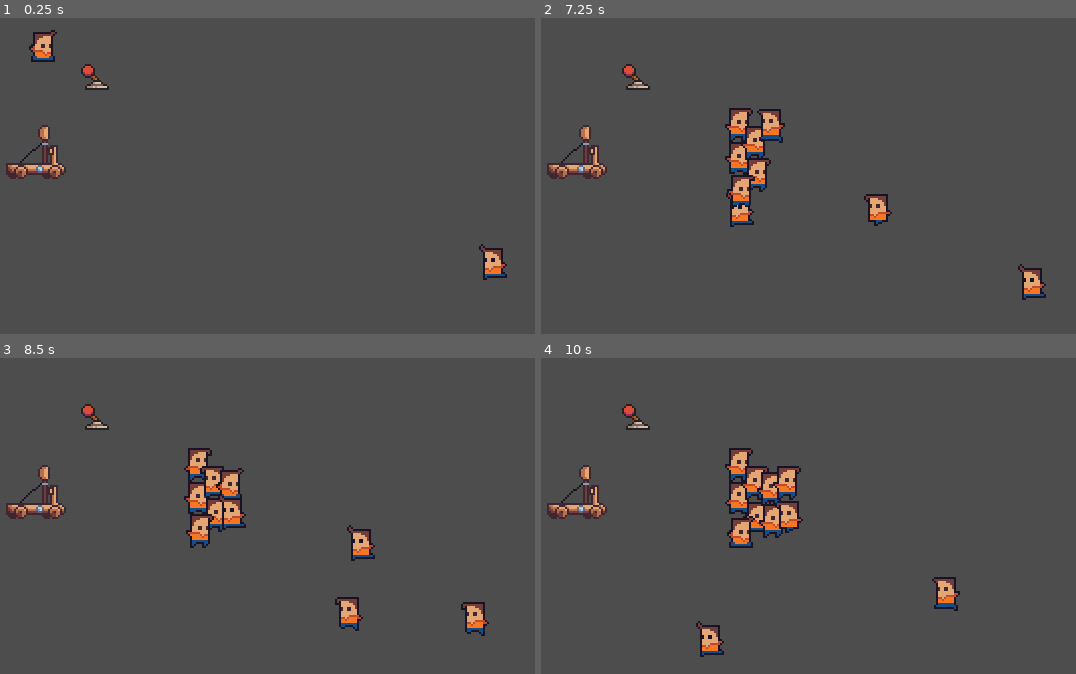
Above: before the commit, frames 1-4 (two rows, left to right).
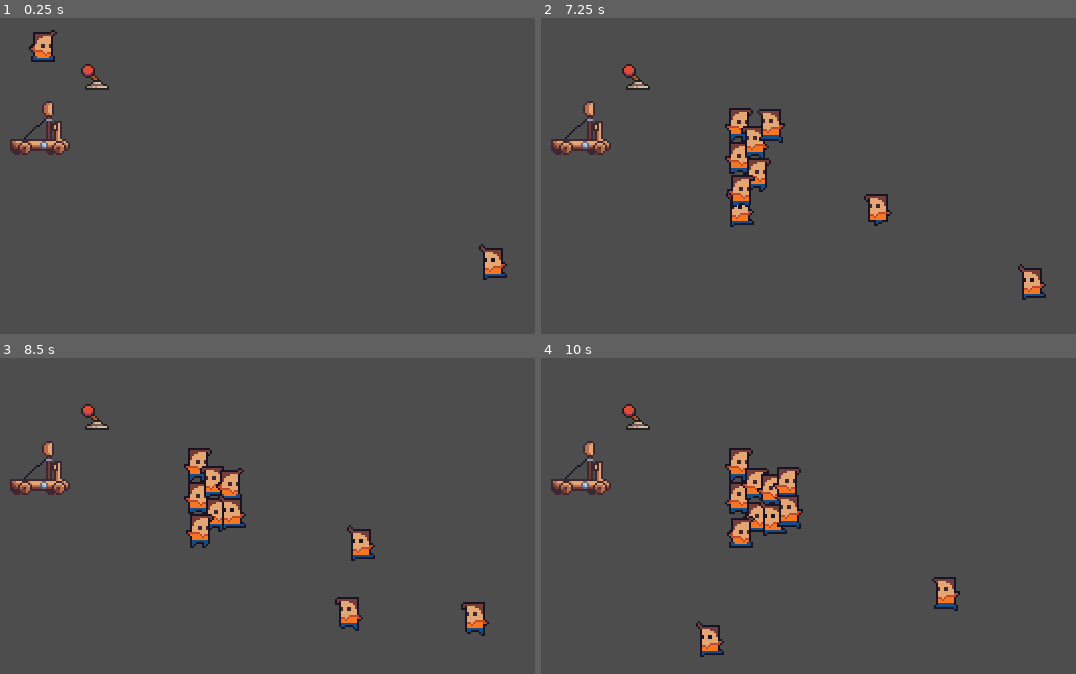
Above: after the commit, the same moments.

Repository: tiagobonetti/scaling-up
Game: Godot game, scene res://world.tscn
Two runs of this game, one before a commit and one after it. Both use one fixed random seed, a clock stepped at 60 frames per second and the inputs below.
Inputs (mouse positions are in pixels of both pictures, inside the frame that each line leads up to):
- Up to frame 1 (0.25 s): no input
- Up to frame 2 (7.25 s): move the mouse to (578, 169) at 0.52 s; hold Right (ui_right) 0.53-1.28 s; move the mouse to (642, 172) at 1.27 s; hold Down (ui_down) 1.28-2.03 s; move the mouse to (835, 74) at 2.02 s; hold Right (ui_right) 2.03-2.78 s; move the mouse to (738, 226) at 2.77 s; hold Up (ui_up) 2.78-3.53 s; move the mouse to (963, 207) at 3.52 s; hold Left (ui_left) 3.53-5.03 s; move the mouse to (578, 100) at 4.27 s; move the mouse to (803, 153) at 5.02 s; hold Down (ui_down) 5.03-5.78 s; move the mouse to (674, 65) at 5.77 s; hold Right (ui_right) 5.78-6.53 s; move the mouse to (910, 134) at 6.52 s; hold Up (ui_up) from 6.53 s (still down)
- Up to frame 3 (8.5 s): move the mouse to (101, 512) at 7.27 s; release Up (ui_up) at 7.28 s; hold Right (ui_right) 7.28-8.03 s; move the mouse to (294, 414) at 8.02 s; hold Down (ui_down) from 8.03 s (still down)
- Up to frame 4 (10 s): move the mouse to (738, 566) at 8.77 s; release Down (ui_down) at 8.78 s; hold Left (ui_left) 8.78-9.53 s; move the mouse to (963, 547) at 9.52 s; hold Up (ui_up) from 9.53 s (still down)

The runs differ from the first frame. In frame 1, 1.4% of the frame differs, in the area x 1-14%, y 26-51%; in frame 2, 1.5%; in frame 3, 1.4%; in frame 4, 2.2%, in the area x 1-49%, y 26-57%.

Commit message:
catapult

Diff:
--- a/Scenes/Entities/Catapult.tscn
+++ b/Scenes/Entities/Catapult.tscn
@@ -4,17 +4,16 @@
 [ext_resource type="SpriteFrames" uid="uid://efc3pq5m8d34" path="res://Environments/catapult.tres" id="2_c0ec6"]
 
 [sub_resource type="RectangleShape2D" id="RectangleShape2D_k56c4"]
-size = Vector2(30, 8)
+size = Vector2(32, 8)
 
 [node name="Area2D" type="Area2D"]
 script = ExtResource("1_cfnwn")
 
 [node name="CollisionShape2D" type="CollisionShape2D" parent="."]
-position = Vector2(-1, 12)
 shape = SubResource("RectangleShape2D_k56c4")
 
 [node name="AnimatedSprite2D" type="AnimatedSprite2D" parent="."]
-position = Vector2(-2, 0)
+position = Vector2(0, -12)
 scale = Vector2(-1, 1)
 sprite_frames = ExtResource("2_c0ec6")
 animation = &"idle"
--- a/Scripts/catapult.gd
+++ b/Scripts/catapult.gd
@@ -1,4 +1,5 @@
 extends Area2D
+class_name Catapult
 
 var Transform = preload("res://Scripts/transform.gd")
 var LaunchArc = preload("res://Scripts/launch_arc.gd")
